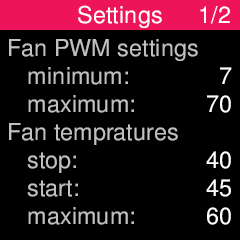
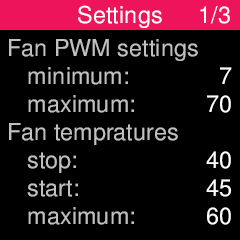
Revision of a layered 240x240 image; what changed, layer by layer:
painted on "Settings copy" over [218, 6, 230, 24]
